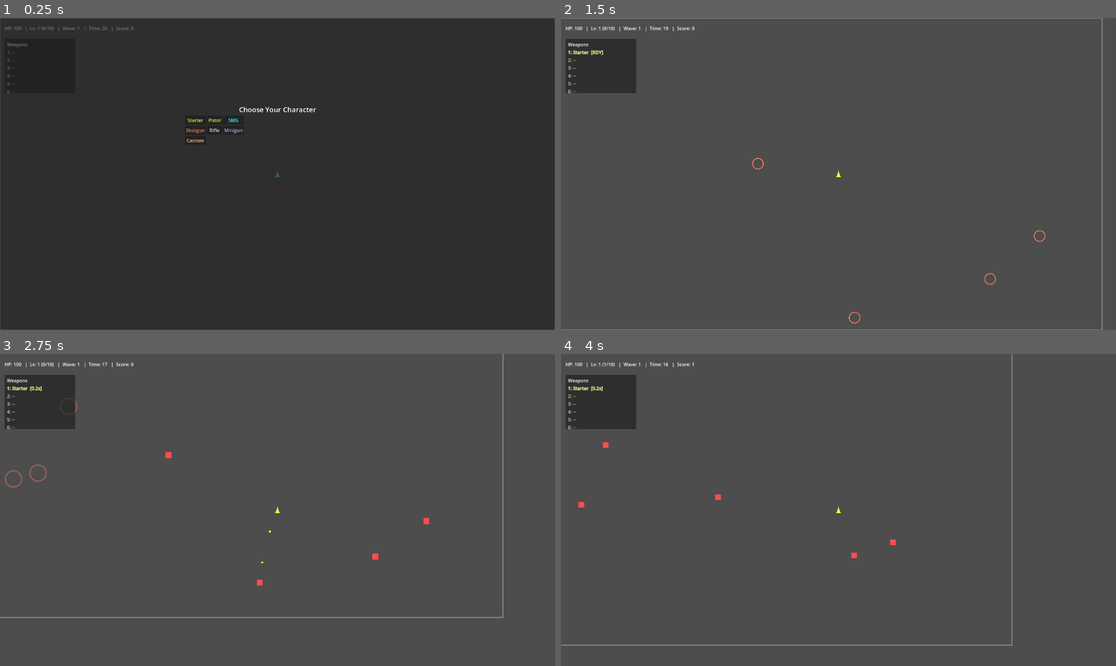
Above: before the commit, frames 1-4 (two rows, left to right).
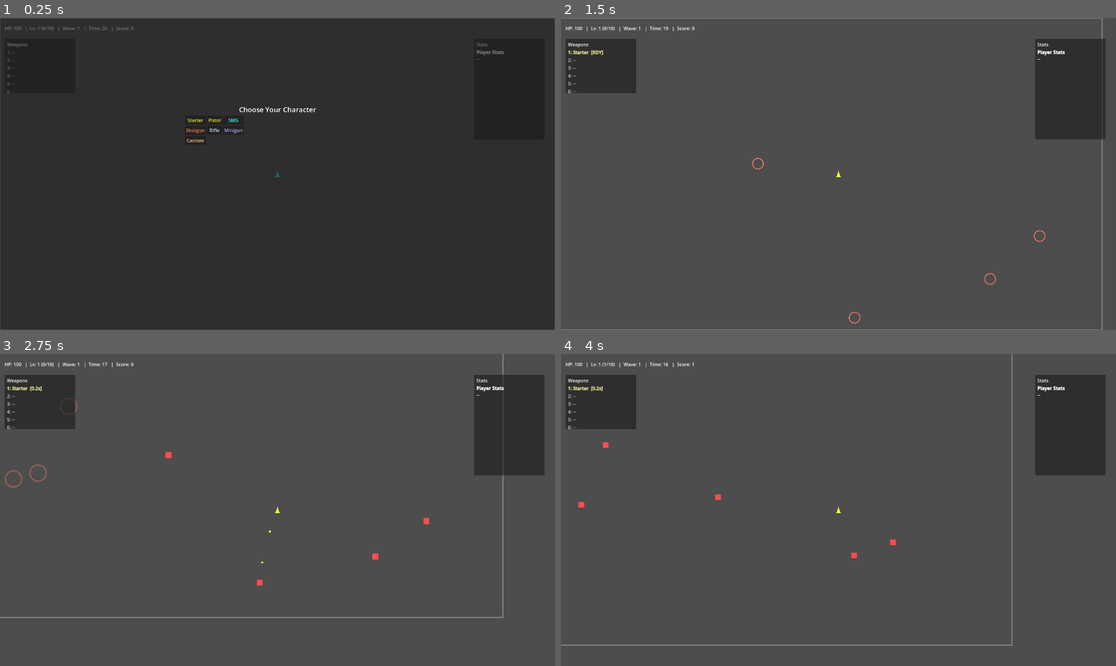
Above: after the commit, the same moments.

Repository: Deitox/Dexcoto
Game: Godot game, scene res://scenes/Main.tscn
The game is run twice, just before and just after one commit, with the same random seed, the same clock (stepped at 60 frames per second) and the same inputs.
Inputs (mouse positions are in pixels of both pictures, inside the frame that each line leads up to):
- Up to frame 1 (0.25 s): no input
- Up to frame 2 (1.5 s): click "Starter" at 0.5 s; tap Enter at 1.25 s; move the mouse to (960, 158) at 1.27 s; hold Right (ui_right) from 1.28 s (still down); click (960, 158) at 1.42 s
- Up to frame 3 (2.75 s): move the mouse to (166, 525) at 2.02 s; release Right (ui_right) at 2.03 s; hold Down (ui_down) from 2.03 s (still down)
- Up to frame 4 (4 s): move the mouse to (894, 441) at 2.77 s; release Down (ui_down) at 2.78 s; hold Right (ui_right) 2.78-3.53 s; move the mouse to (810, 572) at 3.52 s; hold Up (ui_up) from 3.53 s (still down); click (810, 572) at 3.67 s

The runs differ from the first frame. In frame 1, less than 0.1% of the frame differs, in the area x 85-91%, y 8-14%; in frame 2, 4.0%; in frame 3, 4.0%, in the area x 85-99%, y 6-39%; in frame 4, 4.0%.

Commit message:
Added player stat menu

Diff:
--- a/scenes/Main.tscn
+++ b/scenes/Main.tscn
@@ -11,6 +11,7 @@
 [ext_resource type="Script" uid="uid://7nc3yeerum8l" path="res://scripts/arena_bounds.gd" id="9"]
 [ext_resource type="Script" uid="uid://c4okqu8rvwqw8" path="res://scripts/pause_panel.gd" id="10"]
 [ext_resource type="Script" uid="uid://d1jjya7efdky8" path="res://scripts/item_summary.gd" id="11"]
+[ext_resource type="Script" uid="uid://nsgytfg2e5lw" path="res://scripts/stats_panel.gd" id="12"]
 
 [node name="Main" type="Node2D"]
 script = ExtResource("1")
@@ -260,6 +261,39 @@
 layout_mode = 2
 text = "6: --"
 
+[node name="StatsPanel" type="Panel" parent="UI"]
+offset_left = 1640.0
+offset_top = 72.0
+offset_right = 1884.0
+offset_bottom = 420.0
+
+[node name="VBox" type="VBoxContainer" parent="UI/StatsPanel"]
+layout_mode = 2
+offset_left = 8.0
+offset_top = 8.0
+offset_right = 8.0
+offset_bottom = 8.0
+
+[node name="Title" type="Label" parent="UI/StatsPanel/VBox"]
+layout_mode = 2
+text = "Stats"
+
+[node name="Stats" type="Control" parent="UI/StatsPanel/VBox"]
+custom_minimum_size = Vector2(240, 280)
+layout_mode = 2
+size_flags_horizontal = 3
+size_flags_vertical = 3
+script = ExtResource("12")
+
+[node name="RichText" type="RichTextLabel" parent="UI/StatsPanel/VBox/Stats"]
+custom_minimum_size = Vector2(240, 280)
+layout_mode = 2
+size_flags_horizontal = 3
+bbcode_enabled = true
+text = "[b]Player Stats[/b]
+--"
+autowrap_mode = 2
+
 [node name="CharacterSelect" type="Panel" parent="UI"]
 process_mode = 2
 visible = false
--- a/scripts/bullet_pool.gd
+++ b/scripts/bullet_pool.gd
@@ -39,3 +39,6 @@
     if b.has_method("deactivate"):
         b.call("deactivate")
     pool.append(b)
+
+func get_beam_threshold() -> float:
+    return SPEED_BEAM_THRESHOLD
--- a/scripts/main.gd
+++ b/scripts/main.gd
@@ -5,6 +5,7 @@
 		"UI/ShopPanel/VBox/Summary",
 		"UI/UpgradePanel/VBox/Summary",
 		"UI/PausePanel/VBox/Summary",
+		"UI/StatsPanel/VBox/Stats",
 	]
 	for p in paths:
 		if has_node(p):
--- a/scripts/player.gd
+++ b/scripts/player.gd
@@ -24,6 +24,10 @@
 
 # Item ownership counts (by item id)
 var item_counts: Dictionary = {}
+
+# Track bonus damage gained from exceeding caps
+var overflow_damage_mult_from_attack_speed: float = 1.0
+var overflow_damage_mult_from_projectiles: float = 1.0
 
 # Debug/guard against rare teleport glitches
 var _last_pos: Vector2 = Vector2.ZERO
@@ -194,6 +198,7 @@
                 var overflow_factor: float = attack_speed_mult / MAX_ATTACK_SPEED_MULT
                 attack_speed_mult = MAX_ATTACK_SPEED_MULT
                 damage_mult *= overflow_factor
+                overflow_damage_mult_from_attack_speed *= overflow_factor
         "damage":
             damage_mult *= (1.0 + float(v))
         "move_speed":
@@ -213,6 +218,7 @@
                 else:
                     # Convert surplus projectile into ~10% damage (approx equal to going from 10->11 projectiles)
                     damage_mult *= 1.1
+                    overflow_damage_mult_from_projectiles *= 1.1
         _:
             pass
 
--- /dev/null
+++ b/scripts/stats_panel.gd
@@ -0,0 +1,56 @@
+extends Control
+
+@onready var text: RichTextLabel = $RichText
+
+func _ready() -> void:
+    process_mode = Node.PROCESS_MODE_WHEN_PAUSED
+    if has_signal("visibility_changed"):
+        visibility_changed.connect(_on_visibility_changed)
+    refresh()
+
+func _on_visibility_changed() -> void:
+    if visible:
+        refresh()
+
+func refresh() -> void:
+    var player = get_tree().get_first_node_in_group("player")
+    if player == null:
+        return
+    var bullet_pool = get_tree().get_first_node_in_group("bullet_pool")
+
+    var dmg_mult: float = float(player.get("damage_mult"))
+    var atk_mult: float = float(player.get("attack_speed_mult"))
+    var atk_cap: float = float(player.MAX_ATTACK_SPEED_MULT) if player.has_method("get") or true else 4.0
+    var proj_bonus: int = int(player.get("projectiles_per_shot"))
+    var proj_cap: int = int(player.MAX_PROJECTILE_BONUS)
+    var proj_speed_mult: float = float(player.get("projectile_speed_mult"))
+    var per_shot_cap: int = int(player.MAX_TOTAL_PROJECTILES)
+    var min_interval: float = float(player.MIN_WEAPON_INTERVAL)
+    var soft_proj_cap: int = 200
+    var beam_threshold: float = 900.0
+    if bullet_pool and bullet_pool.has_method("get_beam_threshold"):
+        beam_threshold = float(bullet_pool.call("get_beam_threshold"))
+
+    var as_overflow_mult: float = float(player.get("overflow_damage_mult_from_attack_speed")) if player.has_method("get") else 1.0
+    var proj_overflow_mult: float = float(player.get("overflow_damage_mult_from_projectiles")) if player.has_method("get") else 1.0
+
+    var lines: Array[String] = []
+    lines.append("[b]Player Stats[/b]")
+    lines.append("Damage: x%.2f" % dmg_mult)
+    var as_line := "Attack Speed: x%.2f (cap x%.2f)" % [atk_mult, atk_cap]
+    if as_overflow_mult > 1.0:
+        var pct := int(round((as_overflow_mult - 1.0) * 100.0))
+        as_line += "  |  Overflow to Damage: +%d%%" % pct
+    lines.append(as_line)
+    var proj_line := "Projectiles: +%d (cap +%d)" % [proj_bonus, proj_cap]
+    if proj_overflow_mult > 1.0:
+        var pct2 := int(round((proj_overflow_mult - 1.0) * 100.0))
+        proj_line += "  |  Overflow to Damage: +%d%%" % pct2
+    lines.append(proj_line)
+    lines.append("Projectile Speed: x%.2f  |  Beam threshold: %.0f px/s" % [proj_speed_mult, beam_threshold])
+    lines.append("Per-shot projectile cap: %d  |  Overflow scales damage x(shots/cap)" % per_shot_cap)
+    lines.append("Soft projectile count cap: %d  |  Overload reduces shots, boosts damage" % soft_proj_cap)
+    lines.append("Min weapon interval: %.2fs" % min_interval)
+
+    text.bbcode_enabled = true
+    text.text = "\n".join(lines)
Not shown: 1 places in scenes/Main.tscn that only renumber resources
Not shown, added: scripts/stats_panel.gd.uid
